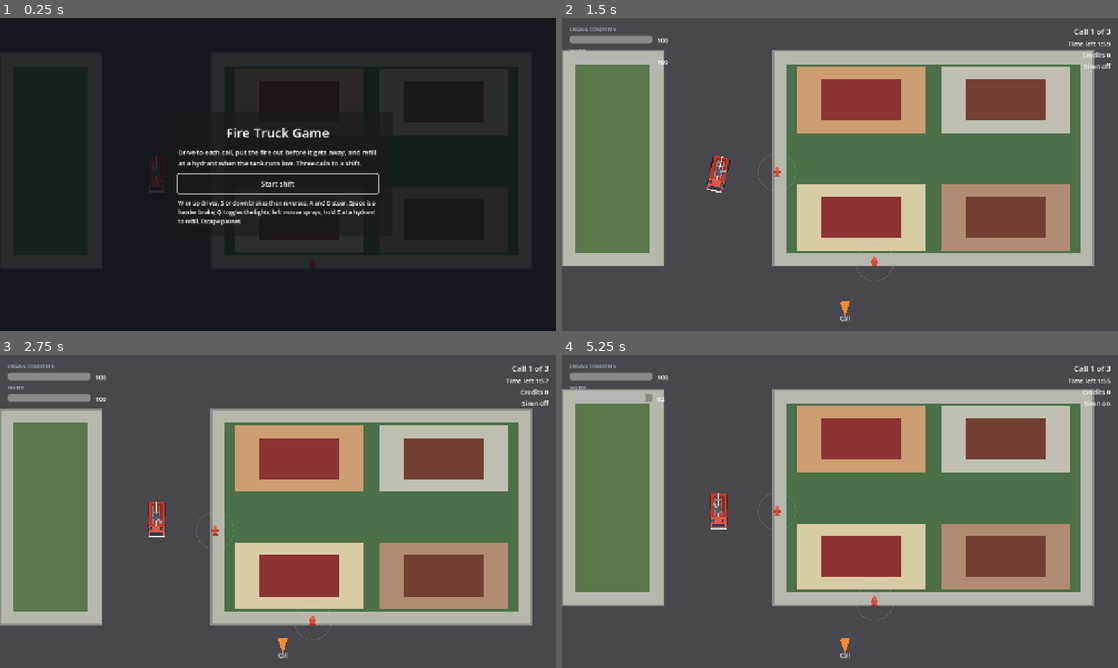
Above: before the commit, frames 1-4 (two rows, left to right).
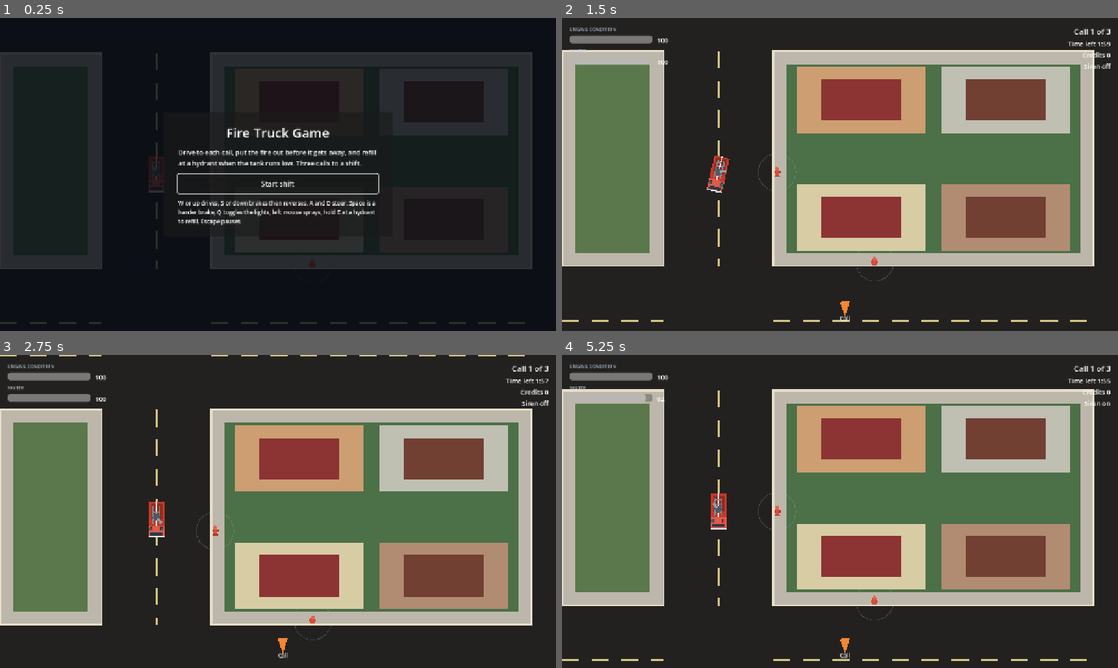
Above: after the commit, the same moments.

Repository: jbone707/firetruckgame
Game: Godot game, scene res://scenes/Main.tscn
Same seed, same stepped clock (60 frames per second), same inputs: the game is played once before the commit and once after it.
Inputs (mouse positions are in pixels of both pictures, inside the frame that each line leads up to):
- Up to frame 1 (0.25 s): no input
- Up to frame 2 (1.5 s): click "Start shift" at 0.5 s; tap Enter at 1.25 s; move the mouse to (962, 158) at 1.27 s; hold D (steer_right) from 1.28 s (still down); hold W (drive_throttle) from 1.28 s (still down)
- Up to frame 3 (2.75 s): move the mouse to (166, 527) at 2.02 s; release D (steer_right) at 2.03 s; release W (drive_throttle) at 2.03 s; hold S (drive_brake) from 2.03 s (still down); tap R (return_to_station) at 2.1 s
- Up to frame 4 (5.25 s): move the mouse to (895, 442) at 2.77 s; release S (drive_brake) at 2.78 s; press the mouse at (895, 442) at 2.78 s; hold D (steer_right) 2.78-3.53 s; move the mouse to (812, 574) at 3.52 s; release the mouse at (812, 574) at 3.53 s; hold E (hydrant_hookup) 3.53-4.28 s; tap Q (toggle_siren) at 3.6 s; move the mouse to (1006, 558) at 4.27 s; hold W (drive_throttle) 4.28-5.03 s; hold A (steer_left) from 4.28 s (still down); move the mouse to (673, 464) at 5.02 s; tap R (return_to_station) at 5.1 s

The runs differ from the first frame. In frame 1, 0.4% of the frame differs, in the area x 0-95%, y 11-98%; in frame 2, 48%; in frame 3, 48%; in frame 4, 48%, in the area x 0-100%, y 0-100%.

Commit message:
Part 2: road rendering
The optical illusion at every intersection came from each road being its own
Line2D with round joints and caps: two of them crossing put a second, subtly
different tone over the junction, so crossings read as raised or sunken boxes.

Roads are now opaque Polygon2D slabs in one warm near-black asphalt,
Color(0.14, 0.13, 0.125), with the overlap of every pair of road rectangles
filled again in exactly the same colour and added last, so the sixteen junctions
are one flat surface with nothing to see a seam in. Junctions are found from the
geometry, not from the grid constants, so a change to the layout does not need a
change here.

Kerb lines are the blocks' own outlines, which stop at the kerb by construction
and so are already broken at every junction. The dashed pale-yellow centreline
is broken there explicitly, by projecting each junction onto the road's axis and
tiling dashes through the gaps that are left.

Draw order, bottom to top, every node setting exactly one: Z_ROAD 0 (asphalt
slabs then junction slabs), Z_ROAD_MARKING 1 (centreline dashes), Z_SIDEWALK 2,
Z_YARD 3, Z_KERB 4, Z_BUILDING_BODY 5, Z_BUILDING_ROOF 6, Z_LABEL 7,
Z_MARKER 8.

Colours: asphalt (0.14, 0.13, 0.125), kerb (0.90, 0.87, 0.79), centreline
(0.82, 0.77, 0.52), sidewalk (0.74, 0.72, 0.67); yards unchanged, so the map
resource did not need regenerating. Crosswalk bars and corner street labels were
offered as optional and skipped.

Built by a Sonnet subagent and verified here: import exit 0, run_tests.gd 33
methods 343 assertions exit 0, run_physics_tests.gd 47 checks exit 0, and the
real scene builds 8 road slabs, 16 junction slabs and 272 centreline dashes.
James judges the look.

Co-Authored-By: Claude Opus 5 <noreply@anthropic.com>

Diff:
--- a/scripts/MapBuilder.gd
+++ b/scripts/MapBuilder.gd
@@ -13,11 +13,37 @@
 ## The whole map is therefore tiled: road pavement, or block. Nothing between
 ## the two is drivable.
 
-const ROAD_COLOR: Color = Color(0.28, 0.28, 0.30)
-const SIDEWALK_COLOR: Color = Color(0.72, 0.72, 0.68)
+## Warm, near-black asphalt (Part 2). Every road, and every junction where two
+## roads cross, is filled with this exact colour and nothing else, which is
+## what makes the network read as one continuous surface: two overlapping
+## opaque fills of an identical colour cannot show a seam, whereas the old
+## per-road Line2D (translucent-looking at its round joints and caps) showed
+## one at every crossing and made junctions read as raised or sunken boxes.
+const ASPHALT_COLOR: Color = Color(0.14, 0.13, 0.125)
+
+## Concrete band around every block. Kept clearly lighter than ASPHALT_COLOR
+## (it was already lighter than the old road grey; the gap is far bigger now)
+## so "road" and "sidewalk" are never a lighting judgement call.
+const SIDEWALK_COLOR: Color = Color(0.74, 0.72, 0.67)
+
+## The line where concrete meets asphalt, lighter again than the sidewalk
+## itself so the boundary a fire truck must not cross reads as a drawn edge
+## rather than a shade difference the player has to infer.
+const KERB_COLOR: Color = Color(0.90, 0.87, 0.79)
+
+## Dashed lane marking down the middle of every road. Muted pale yellow, kept
+## dimmer than KERB_COLOR so the two kinds of line do not compete for the same
+## "this is the important line" read.
+const CENTERLINE_COLOR: Color = Color(0.82, 0.77, 0.52)
 
 ## Width of the concrete band around the edge of every block, world units.
 const SIDEWALK_WIDTH: float = 34.0
+const KERB_WIDTH: float = 5.0
+const CENTERLINE_WIDTH: float = 6.0
+
+## Dash pattern for the centreline, world units along the road.
+const DASH_LENGTH: float = 44.0
+const DASH_GAP: float = 32.0
 
 ## The physics layer everything that is not a building sits on inside a block:
 ## sidewalk, garden, fence, kerb. It stops the truck, exactly as a building
@@ -31,15 +57,23 @@
 const HYDRANT_COLOR: Color = Color(0.85, 0.05, 0.05)
 const INCIDENT_MARKER_COLOR: Color = Color(1.0, 0.65, 0.0)
 const LABEL_COLOR: Color = Color(0.95, 0.95, 0.90)
-const KERB_COLOR: Color = Color(0.55, 0.55, 0.52)
-
+
+## Draw order, bottom to top. Every drawn node sets exactly one of these.
+## Road markings sit directly on the asphalt below them; sidewalk and yard
+## are drawn above the road so any antialiased pixel on their shared edge
+## resolves to concrete, not tarmac; the kerb is drawn last of the ground
+## layers so it sits cleanly on top of that seam, which is the one edge in
+## the whole scene that is *supposed* to show, being the line between
+## drivable and not.
 const Z_ROAD: int = 0
-const Z_SIDEWALK: int = 1
-const Z_YARD: int = 2
-const Z_BUILDING_BODY: int = 3
-const Z_BUILDING_ROOF: int = 4
-const Z_LABEL: int = 5
-const Z_MARKER: int = 6
+const Z_ROAD_MARKING: int = 1
+const Z_SIDEWALK: int = 2
+const Z_YARD: int = 3
+const Z_KERB: int = 4
+const Z_BUILDING_BODY: int = 5
+const Z_BUILDING_ROOF: int = 6
+const Z_LABEL: int = 7
+const Z_MARKER: int = 8
 
 var _definition: MapDefinition = null
 
@@ -70,8 +104,30 @@
 	walls_root.name = "EdgeWalls"
 	add_child(walls_root)
 
+	# Every road in this map is one straight, axis-aligned span (see
+	# MapDefinition.create_fictional_neighbourhood), so it can be treated as a
+	# single rectangle rather than a polyline. That rectangle is computed once
+	# and reused for the asphalt fill, the junction search and the centreline
+	# gaps, so all three agree exactly on where each road is.
+	var road_rects: Array[Rect2] = []
 	for road in definition.roads:
-		_build_road(roads_root, road)
+		road_rects.append(_road_rect(road["points"], road["width"]))
+
+	for i in range(definition.roads.size()):
+		_build_road_slab(roads_root, definition.roads[i], road_rects[i])
+
+	# A junction is just the overlap of two road rectangles. Filling that
+	# overlap with one more opaque ASPHALT_COLOR polygon, drawn after every
+	# road slab so it sits on top, is the "opaque intersection square drawn
+	# last" approach from the handoff: it guarantees the crossing is a single
+	# flat fill with no seam, without having to merge the road polygons.
+	var junctions: Array[Rect2] = _find_junctions(road_rects)
+	for junction in junctions:
+		_build_junction_slab(roads_root, junction)
+
+	for i in range(definition.roads.size()):
+		_build_road_markings(roads_root, definition.roads[i], road_rects[i], junctions)
+		_build_road_label(roads_root, definition.roads[i])
 
 	for block in definition.blocks:
 		_build_block(blocks_root, block)
@@ -132,28 +188,125 @@
 # Road, sidewalk and label construction
 # ---------------------------------------------------------------------------
 
-func _build_road(parent: Node2D, road: Dictionary) -> void:
+## The axis-aligned rectangle a straight road occupies, kerb to kerb. Works
+## for any two-point road whose points share an x (a north-south avenue) or a
+## share a y (an east-west street), which is every road this map produces.
+func _road_rect(points: PackedVector2Array, width: float) -> Rect2:
+	var p0: Vector2 = points[0]
+	var p1: Vector2 = points[points.size() - 1]
+	var half_width: float = width / 2.0
+	if is_equal_approx(p0.x, p1.x):
+		var top: float = min(p0.y, p1.y)
+		return Rect2(p0.x - half_width, top, width, abs(p1.y - p0.y))
+	else:
+		var left: float = min(p0.x, p1.x)
+		return Rect2(left, p0.y - half_width, abs(p1.x - p0.x), width)
+
+
+## Every place two road rectangles overlap: the sixteen real junctions. Found
+## purely from geometry, not from the street/avenue grid constants, so this
+## keeps working unchanged if the road layout ever does.
+func _find_junctions(road_rects: Array[Rect2]) -> Array[Rect2]:
+	var junctions: Array[Rect2] = []
+	for i in range(road_rects.size()):
+		for j in range(i + 1, road_rects.size()):
+			if not road_rects[i].intersects(road_rects[j]):
+				continue
+			var overlap: Rect2 = road_rects[i].intersection(road_rects[j])
+			if overlap.size.x > 0.0 and overlap.size.y > 0.0:
+				junctions.append(overlap)
+	return junctions
+
+
+func _build_road_slab(parent: Node2D, road: Dictionary, rect: Rect2) -> void:
+	var slab := Polygon2D.new()
+	slab.name = "Road_%s" % String(road["id"])
+	slab.polygon = _rect_polygon(rect)
+	slab.color = ASPHALT_COLOR
+	slab.z_index = Z_ROAD
+	parent.add_child(slab)
+
+
+## Drawn after every _build_road_slab call, so within Roads (same parent, same
+## z-index) it is later in child order and therefore on top: the fill that
+## actually seals each junction into one continuous surface.
+func _build_junction_slab(parent: Node2D, junction: Rect2) -> void:
+	var slab := Polygon2D.new()
+	slab.name = "Junction_%d_%d" % [int(junction.position.x), int(junction.position.y)]
+	slab.polygon = _rect_polygon(junction)
+	slab.color = ASPHALT_COLOR
+	slab.z_index = Z_ROAD
+	parent.add_child(slab)
+
+
+## A rectangle running from a to b, width wide, oriented along a-b. Used for
+## the dashed centreline; road slabs use _road_rect/_rect_polygon directly
+## since every road is axis-aligned, but this stays general along the road's
+## own direction so a dash never needs special-casing per axis.
+func _oriented_rect_polygon(a: Vector2, b: Vector2, width: float) -> PackedVector2Array:
+	var direction: Vector2 = (b - a).normalized()
+	var perpendicular: Vector2 = Vector2(-direction.y, direction.x) * (width / 2.0)
+	return PackedVector2Array([
+		a + perpendicular, b + perpendicular, b - perpendicular, a - perpendicular,
+	])
+
+
+## The dashed centreline for one road, broken wherever the road crosses
+## another one. A junction is filled solid (item 2) precisely so it must never
+## carry a lane marking on top; a dash running through it would be the same
+## "line crosses a box" bug the kerb fix is also avoiding, in yellow instead
+## of concrete.
+func _build_road_markings(parent: Node2D, road: Dictionary, rect: Rect2, junctions: Array[Rect2]) -> void:
+	var points: PackedVector2Array = road["points"]
+	var p0: Vector2 = points[0]
+	var p1: Vector2 = points[points.size() - 1]
+	var vertical: bool = is_equal_approx(p0.x, p1.x)
+	var axis_start: float = min(p0.y, p1.y) if vertical else min(p0.x, p1.x)
+	var length: float = rect.size.y if vertical else rect.size.x
+
+	# Every junction this road passes through, as a [start, end] gap along the
+	# road's own axis, relative to axis_start.
+	var gaps: Array = []
+	for junction in junctions:
+		if not rect.intersects(junction):
+			continue
+		var overlap: Rect2 = rect.intersection(junction)
+		if overlap.size.x <= 0.0 or overlap.size.y <= 0.0:
+			continue
+		var lo: float = (overlap.position.y if vertical else overlap.position.x) - axis_start
+		var hi: float = lo + (overlap.size.y if vertical else overlap.size.x)
+		gaps.append([lo, hi])
+	gaps.sort_custom(func(a, b): return a[0] < b[0])
+
+	var runs: Array = []
+	var cursor: float = 0.0
+	for gap in gaps:
+		if gap[0] > cursor:
+			runs.append([cursor, gap[0]])
+		cursor = max(cursor, gap[1])
+	if cursor < length:
+		runs.append([cursor, length])
+
+	var dash_index: int = 0
+	for run in runs:
+		var t: float = run[0]
+		while t < run[1]:
+			var dash_end: float = min(t + DASH_LENGTH, run[1])
+			var a: Vector2 = Vector2(p0.x, axis_start + t) if vertical else Vector2(axis_start + t, p0.y)
+			var b: Vector2 = Vector2(p0.x, axis_start + dash_end) if vertical else Vector2(axis_start + dash_end, p0.y)
+			var dash := Polygon2D.new()
+			dash.name = "Centreline_%s_%d" % [String(road["id"]), dash_index]
+			dash.polygon = _oriented_rect_polygon(a, b, CENTERLINE_WIDTH)
+			dash.color = CENTERLINE_COLOR
+			dash.z_index = Z_ROAD_MARKING
+			parent.add_child(dash)
+			dash_index += 1
+			t += DASH_LENGTH + DASH_GAP
+
+
+func _build_road_label(parent: Node2D, road: Dictionary) -> void:
 	var points: PackedVector2Array = road["points"]
 	var width: float = road["width"]
-
-	var surface := Line2D.new()
-	surface.name = "Road_%s" % String(road["id"])
-	surface.points = points
-	surface.width = width
-	surface.default_color = ROAD_COLOR
-	surface.joint_mode = Line2D.LINE_JOINT_ROUND
-	surface.begin_cap_mode = Line2D.LINE_CAP_ROUND
-	surface.end_cap_mode = Line2D.LINE_CAP_ROUND
-	surface.z_index = Z_ROAD
-	parent.add_child(surface)
-
-	if points.size() < 2:
-		return
-
-	# Sidewalks are no longer drawn per road. They belong to the blocks now,
-	# which run kerb to kerb, so a sidewalk laid alongside a road would be a
-	# second one on top of the block's own and would spill across every
-	# junction it passed through.
 	var direction: Vector2 = (points[points.size() - 1] - points[0]).normalized()
 	var perpendicular := Vector2(-direction.y, direction.x)
 
@@ -201,16 +354,21 @@
 		yard.z_index = Z_YARD
 		parent.add_child(yard)
 
-	# The kerb: a darker line right on the block's edge, so the boundary between
+	# The kerb: a light line right on the block's edge, so the boundary between
 	# what can be driven on and what cannot is a visible edge rather than a
-	# change of colour the player has to infer.
+	# change of colour the player has to infer. A block's rect is exactly the
+	# land between roads (blocks run kerb to kerb, handoff on this file's own
+	# comment above), so this line sits exactly on every road edge and, because
+	# a block never extends into a junction, it is never drawn across one: the
+	# same "break it at intersections" rule item 3 asks for, satisfied by the
+	# block geometry itself rather than by special-casing the corners.
 	var kerb := Line2D.new()
 	kerb.name = "Kerb_%s" % block_id
 	kerb.points = _rect_polygon(rect)
 	kerb.closed = true
-	kerb.width = 4.0
+	kerb.width = KERB_WIDTH
 	kerb.default_color = KERB_COLOR
-	kerb.z_index = Z_SIDEWALK
+	kerb.z_index = Z_KERB
 	parent.add_child(kerb)
 
 	var body := StaticBody2D.new()
Not shown, added: tools/regenerate_map.gd.uid
